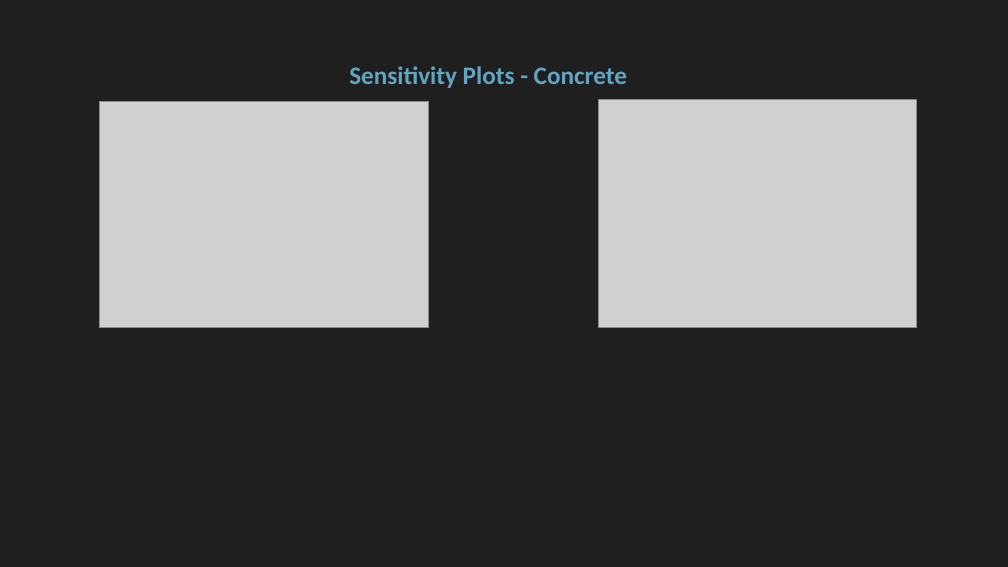
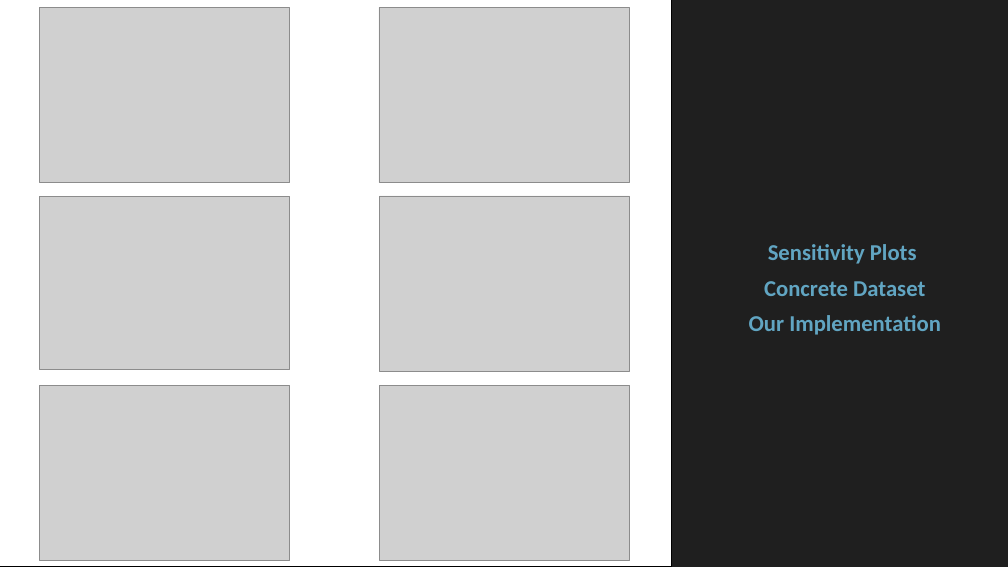
Before and after one commit to floengl/Machine-Learning, a slide deck: slide 11 of Exercise_2/Exercie2_slides.pptx. Drawn at 1008x567 pixels with LibreOffice and Linux fonts; fonts in the diff are those of the drawing; grey boxes stand for pictures. Boxes give left, top, right and bottom in pixels: in the first picture for what was removed or moved away, otherwise in the second. Text is boxed around its words. In the diff, an @@ line names an element or a change of style, - is before the commit and + after.

```diff
--- a/Exercise_2/Exercie2_slides.pptx
+++ b/Exercise_2/Exercie2_slides.pptx
@@ rectangle added at bbox=[0, 0, 671, 567], fill #FFFFFF, outline #000000 1 pt @@
@@ picture added at bbox=[40, 8, 290, 182] @@
@@ picture added at bbox=[379, 8, 629, 183] @@
@@ picture removed at bbox=[99, 102, 429, 327] @@
@@ picture removed at bbox=[599, 99, 917, 327] @@
@@ picture added at bbox=[40, 197, 290, 370] @@
@@ picture added at bbox=[380, 196, 630, 371] @@
@@ title "Sensitivity Plots Concrete Dataset Our ..." at bbox=[749, 244, 941, 335]: vertical alignment middle to bottom @@
@@ title at bbox=[749, 244, 941, 335]: text changed; size 24 to 21.6 pt @@
-Sensitivity Plots - Concrete
+Sensitivity Plots
+Concrete Dataset
+Our Implementation
@@ picture added at bbox=[40, 386, 290, 561] @@
@@ picture added at bbox=[380, 386, 630, 560] @@
```
Also in this commit, not shown: 2 other slides changed, 3 slides added.
